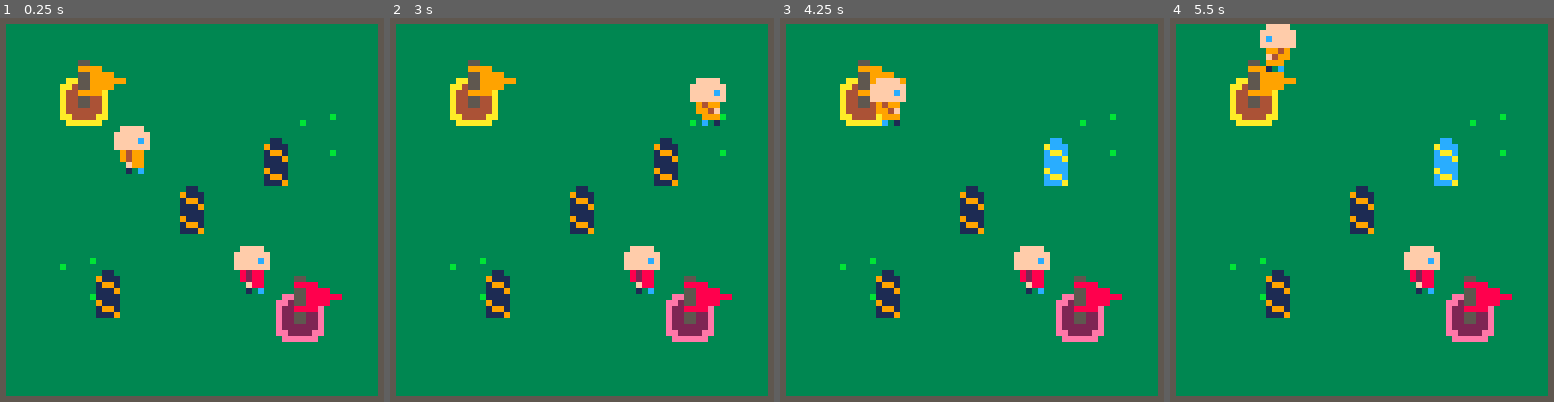
Above: before the commit, frames 1-4 (left to right).
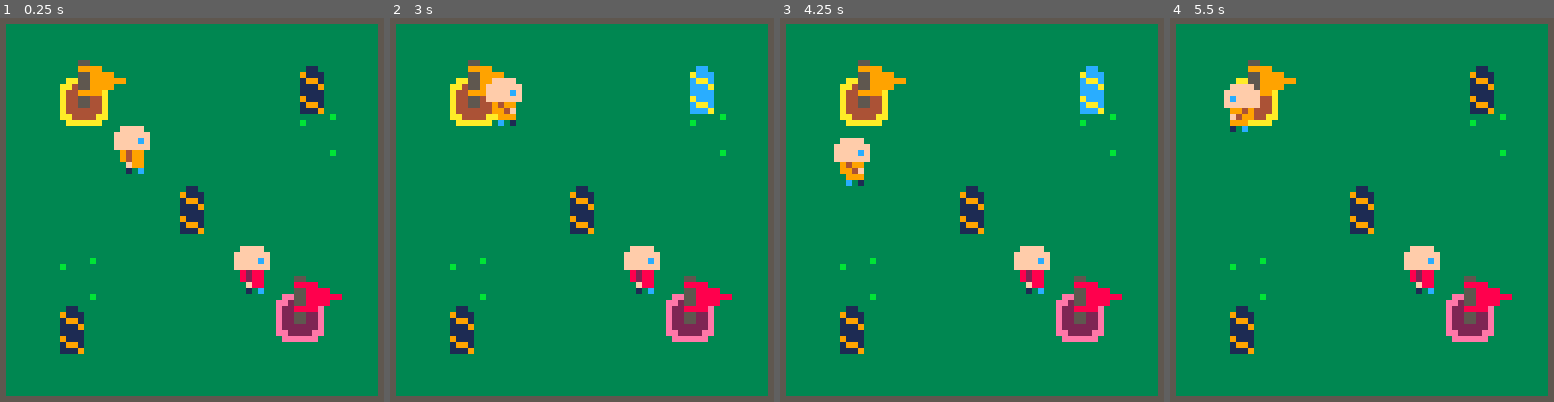
Above: after the commit, the same moments.

Repository: millwardesque/low-rez-jam-2018
Game: PICO-8 cartridge lrj.p8
Two runs of this game, one before a commit and one after it. Both use one fixed random seed, a clock stepped at 60 frames per second and the inputs below.
Inputs:
- Up to frame 1 (0.25 s): no input
- Up to frame 2 (3 s): tap X (X key) at 0.33, 1.07, 1.85, 2.97 s; tap O (Z key) at 0.7, 1.7, 2.1, 2.5, 2.9 s; hold Right 1.6-2.1 s; hold Up 2.15-2.42 s; hold Right from 2.47 s (still down)
- Up to frame 3 (4.25 s): release Right at 3.03 s; hold Left 3.08-3.58 s; tap O (Z key) at 3.3, 3.7, 4.1 s; hold Down 3.63-3.97 s; hold Right from 4.02 s (still down); tap X (X key) at 4.08 s
- Up to frame 4 (5.5 s): tap O (Z key) at 4.5, 4.9, 5.3 s; release Right at 4.68 s; hold Up 4.73-5.03 s; hold Left from 5.08 s (still down); tap X (X key) at 5.2 s

The runs differ from the first frame. In frame 1, 2.9% of the frame differs, in the area x 15-85%, y 12-88%; in frame 2, 4.1%; in frame 3, 4.6%, in the area x 14-85%, y 12-88%; in frame 4, 4.6%.

Commit message:
Added flag pickup sounds.

Diff:
--- a/game.lua
+++ b/game.lua
@@ -48,8 +48,8 @@
         add(scene, flag1)
 
         -- Player 2 stuff
-        p2_home_x = 46
-        p2_home_y = 46
+        p2_home_x = 64 - p1_home_x - 8
+        p2_home_y = 64 - p1_home_x - 8
         p2_palette = {0, 1, 4, 3, 2, 5, 6, 7, 9, 8, 14, 11, 12, 13, 10, 15}
 
         home2 = home.mk('home2', p2_home_x, p2_home_y, p2_palette)
@@ -62,9 +62,12 @@
         add(scene, flag2)
 
         -- Electric posts
-        add(scene, post.mk('post1', 28, 28))
-        add(scene, post.mk('post2', 42, 20))
-        add(scene, post.mk('post3', 14, 42))
+        mid_field_x = (64 / 2) - (8 / 2)
+        mid_field_y = (64 / 2) - (8 / 2)
+        post_distance = 20
+        add(scene, post.mk('post1', mid_field_x, mid_field_y))
+        add(scene, post.mk('post2', mid_field_x + post_distance, mid_field_y - post_distance))
+        add(scene, post.mk('post3', mid_field_x - post_distance, mid_field_y + post_distance))
     elseif state == "game over" then
         scene = {}
         cam = game_cam.mk("main-cam", 0, 0, screen_dim, screen_dim, 16, 16)
--- a/lib/flag.lua
+++ b/lib/flag.lua
@@ -19,12 +19,14 @@
 
 	    f.pickup_flag = function(self)
 	    	self.renderable.enabled = false
+	    	sfx(0)
 		end
 
 	    f.reset_flag = function(self)
 	    	self.x = self.start_x
 	    	self.y = self.start_y
 	    	self.renderable.enabled = true
+	    	sfx(1)
     	end
 
 	    return f
--- a/lrj.p8
+++ b/lrj.p8
@@ -202,12 +202,14 @@
 
 	    f.pickup_flag = function(self)
 	    	self.renderable.enabled = false
+	    	sfx(0)
 		end
 
 	    f.reset_flag = function(self)
 	    	self.x = self.start_x
 	    	self.y = self.start_y
 	    	self.renderable.enabled = true
+	    	sfx(1)
     	end
 
 	    return f
@@ -632,8 +634,8 @@
         add(scene, flag1)
 
         -- Player 2 stuff
-        p2_home_x = 46
-        p2_home_y = 46
+        p2_home_x = 64 - p1_home_x - 8
+        p2_home_y = 64 - p1_home_x - 8
         p2_palette = {0, 1, 4, 3, 2, 5, 6, 7, 9, 8, 14, 11, 12, 13, 10, 15}
 
         home2 = home.mk('home2', p2_home_x, p2_home_y, p2_palette)
@@ -646,9 +648,12 @@
         add(scene, flag2)
 
         -- Electric posts
-        add(scene, post.mk('post1', 28, 28))
-        add(scene, post.mk('post2', 42, 20))
-        add(scene, post.mk('post3', 14, 42))
+        mid_field_x = (64 / 2) - (8 / 2)
+        mid_field_y = (64 / 2) - (8 / 2)
+        post_distance = 20
+        add(scene, post.mk('post1', mid_field_x, mid_field_y))
+        add(scene, post.mk('post2', mid_field_x + post_distance, mid_field_y - post_distance))
+        add(scene, post.mk('post3', mid_field_x - post_distance, mid_field_y + post_distance))
     elseif state == "game over" then
         scene = {}
         cam = game_cam.mk("main-cam", 0, 0, screen_dim, screen_dim, 16, 16)
Not shown, changed: the sound effects (__sfx__) section of lrj.p8
